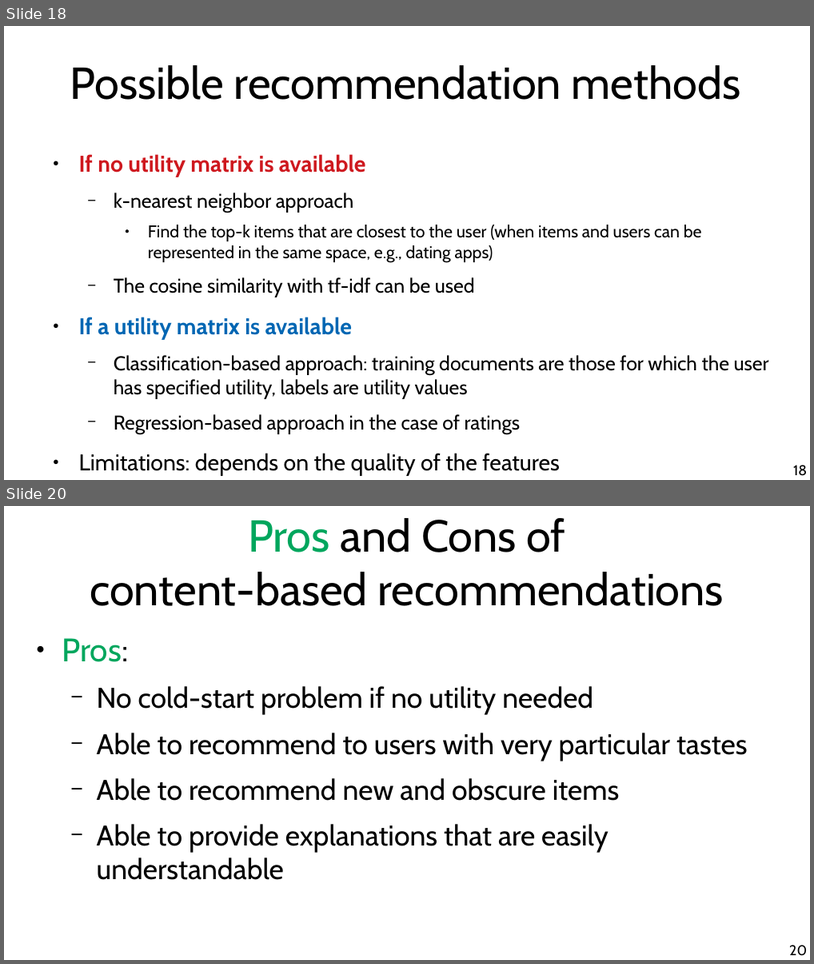
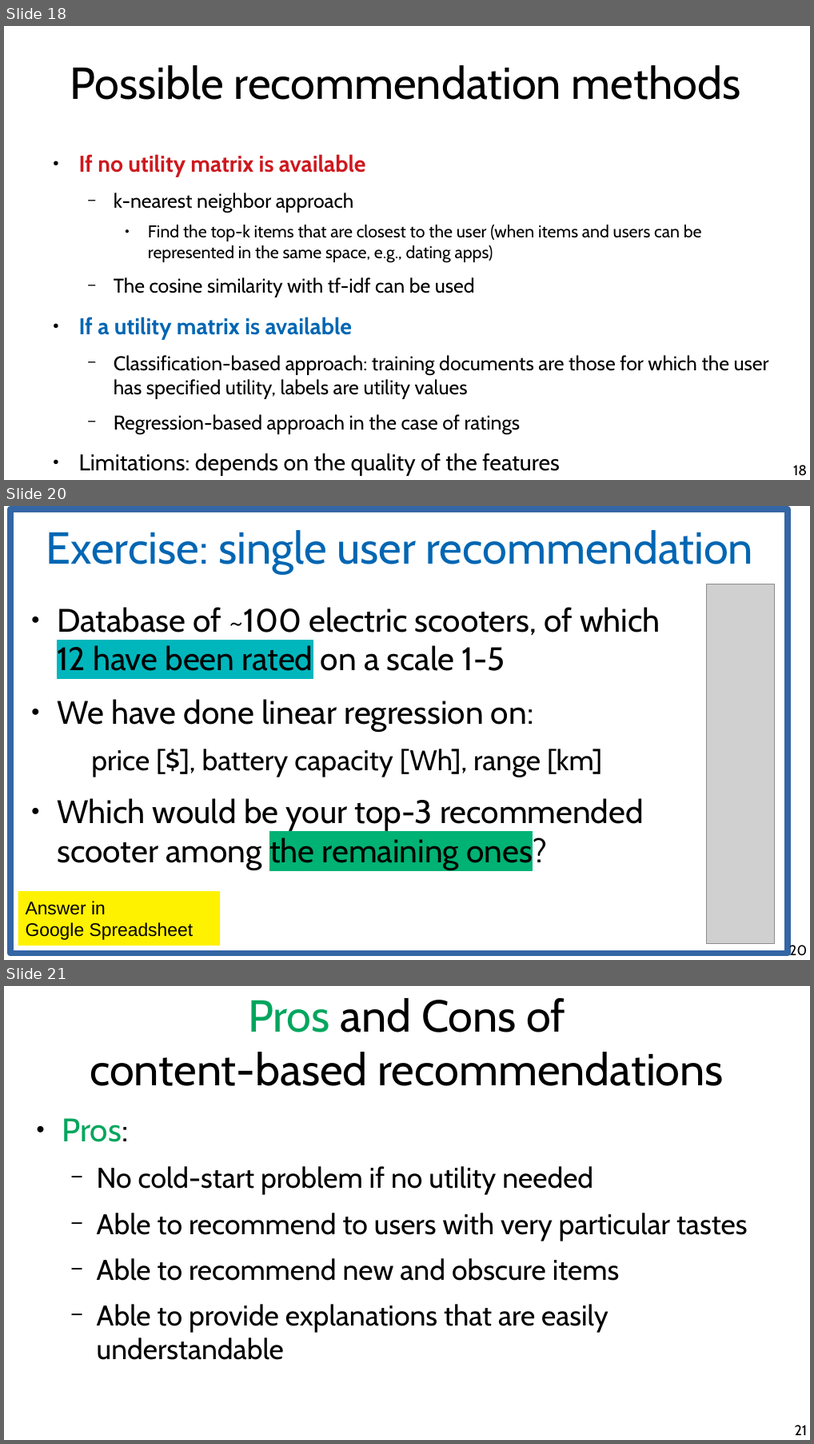
Before and after one commit to marco-calautti/data-mining-course, a slide deck: theory/tt16_recommender_systems.odp. Shown one above the other, each under a label of ours: slides 18 and 20 before the commit, slides 18, 20 and 21 after it; the slides between them are not shown. The pictures are 814x964 and 814x1444 pixels, drawn with LibreOffice and Linux fonts; fonts in the diff are those of the drawing; grey boxes stand for pictures. Boxes give left, top, right and bottom in pixels: in the first picture for what was removed or moved away, otherwise in the second. Text is boxed around its words. In the diff, an @@ line names an element or a change of style, - is before the commit and + after.

```diff
--- a/theory/tt16_recommender_systems.odp
+++ b/theory/tt16_recommender_systems.odp
@@ slide 20 added at (x1=4, y1=506, x2=810, y2=960), background #FFFFFF @@
@@ rectangle added at (x1=10, y1=509, x2=789, y2=953), outline #3465A4 6.01 pt @@
@@ title added at (x1=46, y1=530, x2=754, y2=574), 44 pt, text #0066B3 @@
+Exercise: single user recommendation
@@ picture added at (x1=707, y1=584, x2=775, y2=944) @@
@@ text added at (x1=57, y1=607, x2=661, y2=869), 32 pt, text #000000 @@
+● Database of ~100 electric scooters, of which 12 have been rated on a scale 1-5
+● We have done linear regression on:
+  price [$], battery capacity [Wh], range [km]
+● Which would be your top-3 recommended scooter among the remaining ones?
@@ rectangle added at (x1=18, y1=891, x2=220, y2=945), fill #FFF200, 18 pt, text #000000 @@
+Answer in
+Google Spreadsheet
@@ page number added at (x1=790, y1=943, x2=807, y2=956), 14 pt, text #000000 @@
+20
@@ what was slide 20 is now slide 21 @@
@@ page number at (x1=795, y1=1424, x2=808, y2=1435): text changed @@
-20
+21
```
Also in this commit, not shown: 1 slide changed, 3 other files.
